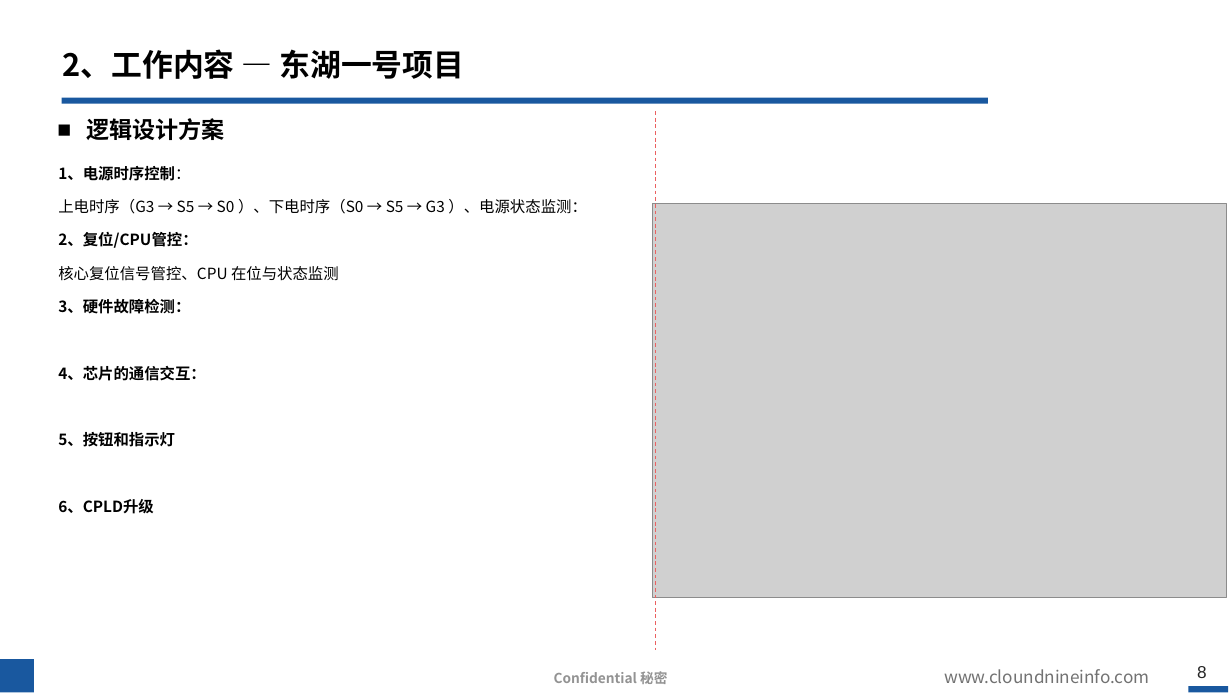
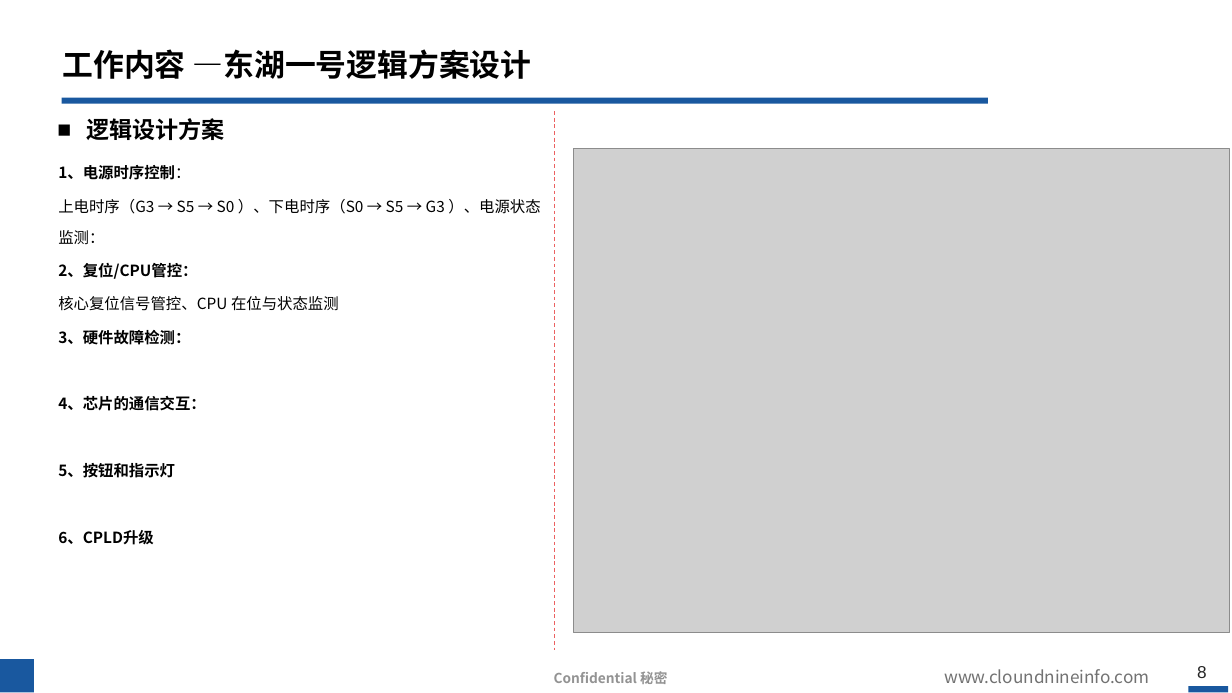
Before and after one commit to hahada-998/Tieta_code, a slide deck: slide 8 of 转正答辩.pptx. Drawn at 1232x693 pixels with LibreOffice and Linux fonts; fonts in the diff are those of the drawing; grey boxes stand for pictures; background and template pictures are left out. Boxes give left, top, right and bottom in pixels: in the first picture for what was removed or moved away, otherwise in the second. Text is boxed around its words. In the diff, an @@ line names an element or a change of style, - is before the commit and + after.

```diff
--- a/转正答辩.pptx
+++ b/转正答辩.pptx
@@ title at [63, 49, 532, 79]: text changed @@
-2、工作内容 — 东湖一号项目
+工作内容 —东湖一号逻辑方案设计
@@ line moved from (655, 111) - (655, 650) to (555, 111) - (555, 650) @@
@@ text "1、电源时序控制：" rewrapped from [58, 166, 586, 514] to [58, 165, 540, 545] @@
@@ picture: place and size @@
-picture at [653, 203, 1226, 597]
+picture at [573, 149, 1229, 633]
```
Also in this commit, not shown: 4 other slides changed, 2 other files.
